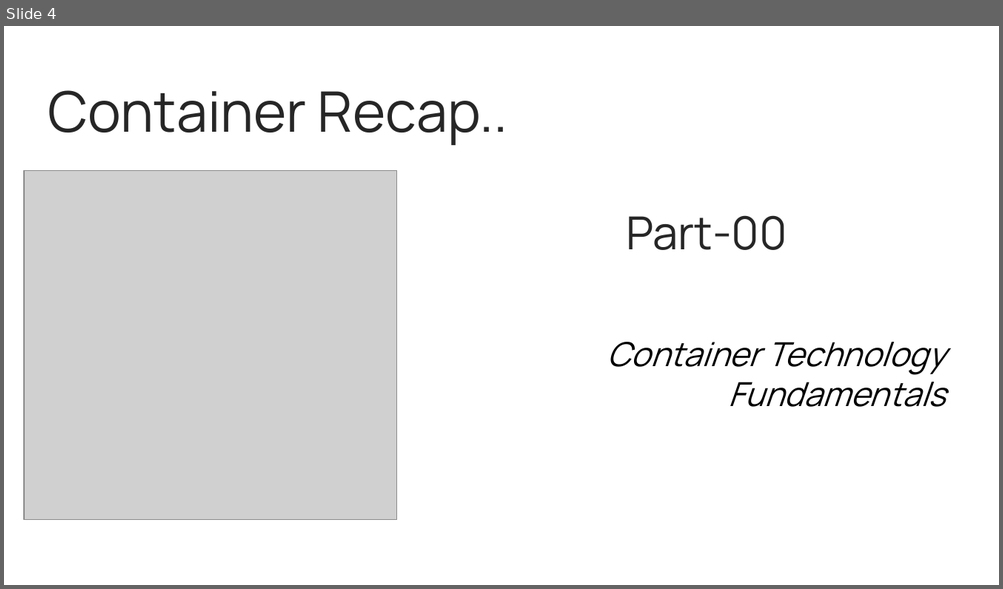
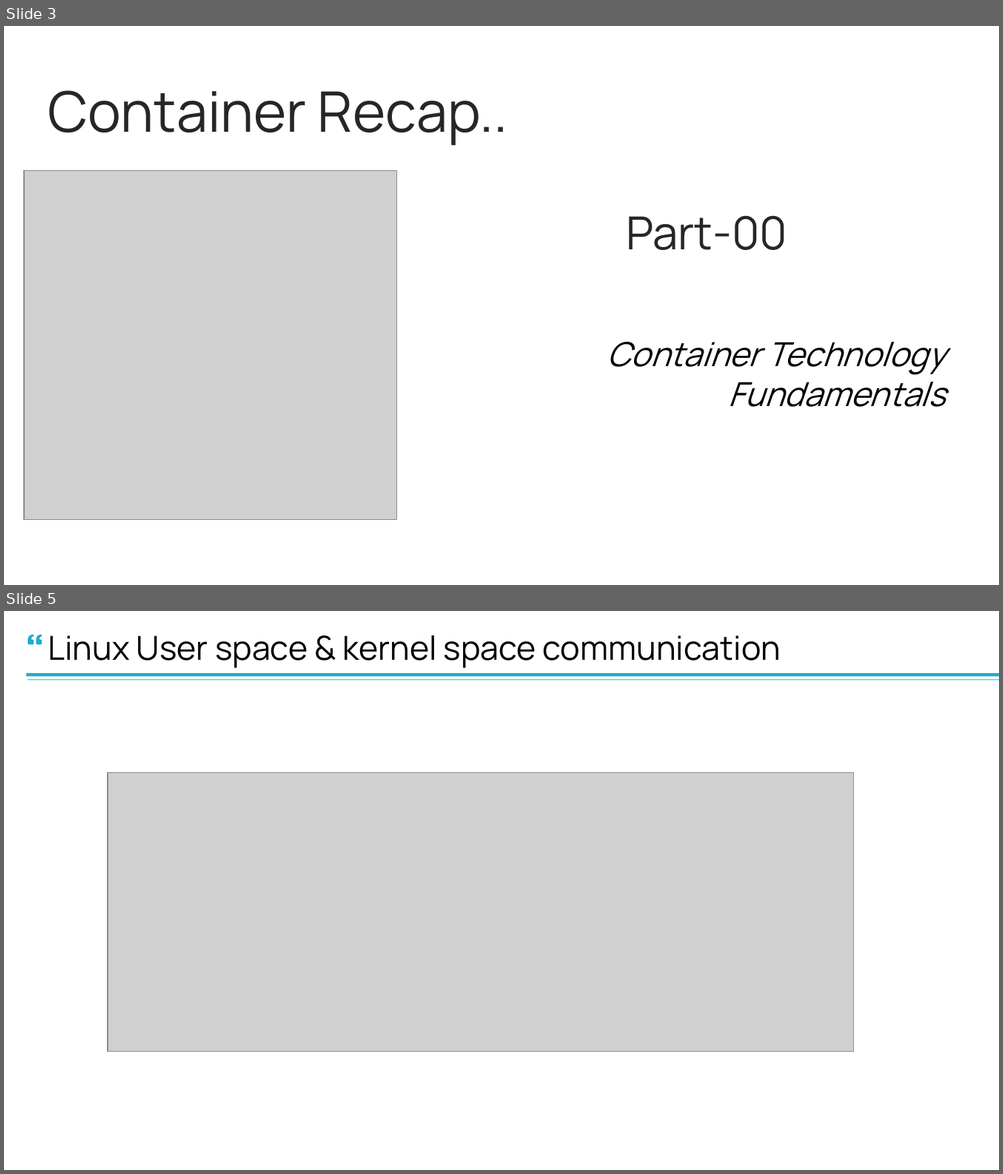
Before and after one commit to karthikasturi/Docker-Advanced, a slide deck: Day01/Docker Security Training.pptx. Shown one above the other, each under a label of ours: slide 4 before the commit, slides 3 and 5 after it; the slides between them are not shown. The pictures are 1003x589 and 1003x1174 pixels, drawn with LibreOffice and Linux fonts; fonts in the diff are those of the drawing; grey boxes stand for pictures. Boxes give left, top, right and bottom in pixels: in the first picture for what was removed or moved away, otherwise in the second. Text is boxed around its words. In the diff, an @@ line names an element or a change of style, - is before the commit and + after.

Commit message:
Updated few slides with pictures.

```diff
--- a/Day01/Docker Security Training.pptx
+++ b/Day01/Docker Security Training.pptx
@@ slide 5 added at (4,611,999,1170), background #FFFFFF @@
@@ freeform shape added at (28,635,42,645), fill #22AACF @@
@@ text added at (48,635,780,668), 32 pt, text #000000 @@
+Linux User space & kernel space communication
@@ line added from (28, 675) to (999, 675), #22AACF 3 pt @@
@@ line added from (28, 680) to (999, 680), #22AACF 0.75 pt @@
@@ picture added at (108,773,853,1052) @@
@@ what was slide 4 is now slide 3 @@
```
Also in this commit, not shown: 21 slides changed, 2 other slides added, 1 slide removed, 1 other file.
